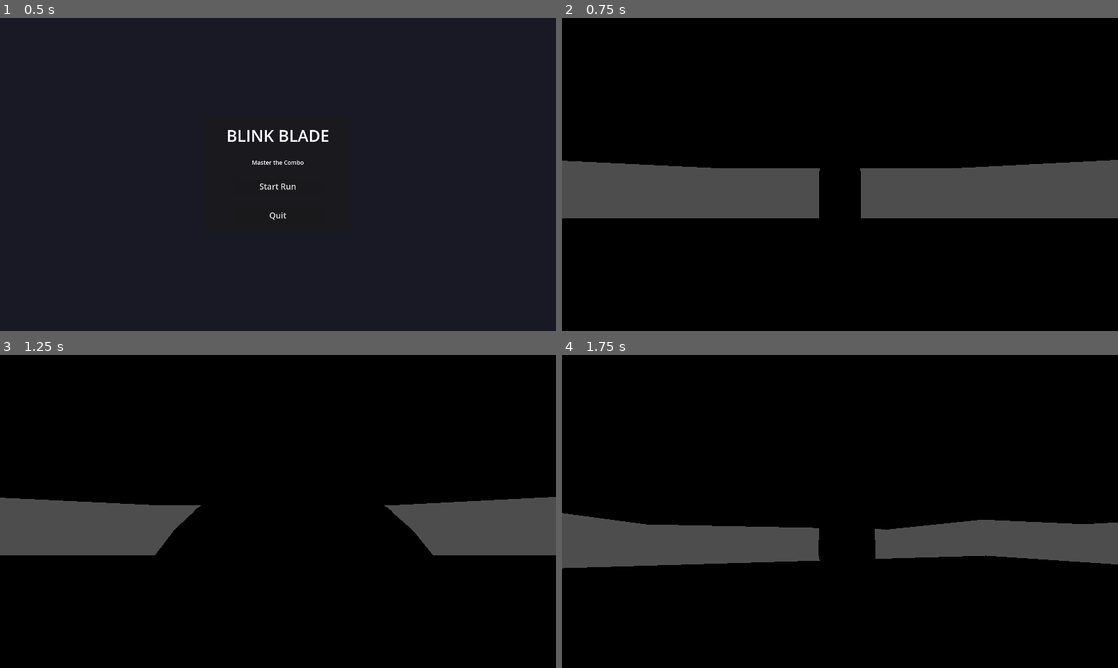
Above: before the commit, frames 1-4 (two rows, left to right).
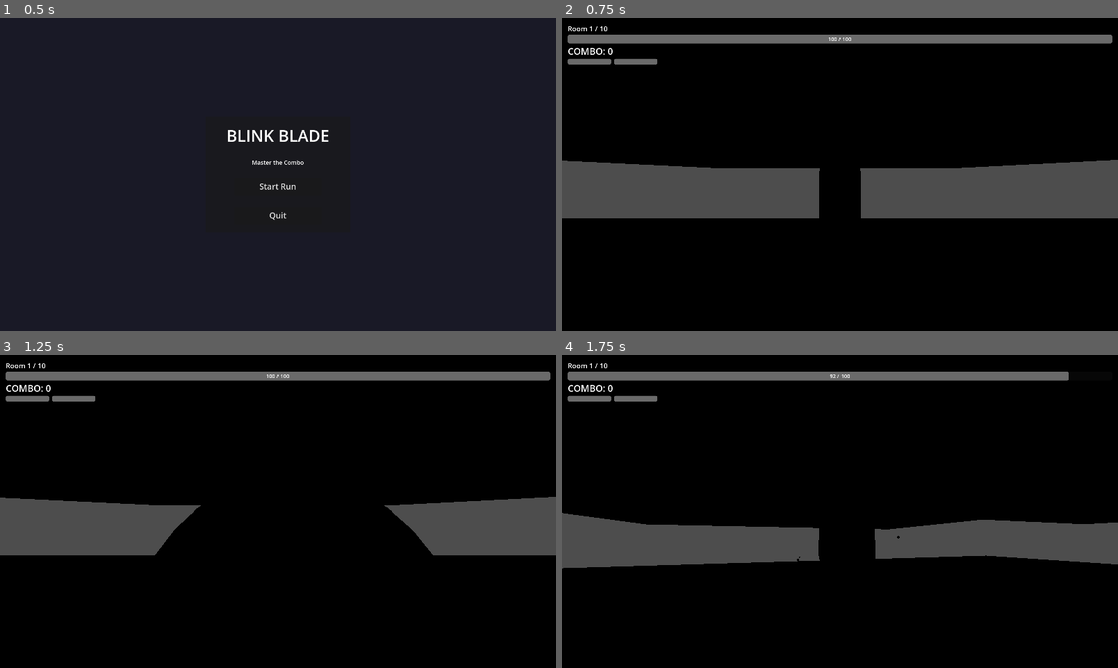
Above: after the commit, the same moments.

Repository: JingByTheDoor/Blink-blade
Game: Godot game, scene res://scenes/main/main_menu.tscn
Two runs of this game, one before a commit and one after it. Both use one fixed random seed, a clock stepped at 60 frames per second and the inputs below.
Inputs (mouse positions are in pixels of both pictures, inside the frame that each line leads up to):
- Up to frame 1 (0.5 s): no input
- Up to frame 2 (0.75 s): click "Start Run" at 0.5 s
- Up to frame 3 (1.25 s): no input
- Up to frame 4 (1.75 s): move the mouse to (867, 511) at 1.27 s; hold W (move_forward) from 1.28 s (still down); right-click (867, 511) at 1.35 s; tap Space (jump) at 1.52 s

Frame 1 is identical in both runs. In frame 2, 3.2% of the frame differs, in the area x 1-99%, y 2-15%; in frame 3, 3.2%; in frame 4, 3.0%.

Commit message:
Add integration fixes for HUD, upgrade screen, and effects
Co-authored-by: JingByTheDoor <243621692+JingByTheDoor@users.noreply.github.com>

Diff:
--- a/scenes/effects/blink_effect.tscn
+++ b/scenes/effects/blink_effect.tscn
@@ -1,6 +1,10 @@
-[gd_scene load_steps=4 format=3 uid="uid://dlo78i1vekp8k"]
+[gd_scene load_steps=5 format=3 uid="uid://dlo78i1vekp8k"]
 
 [ext_resource type="Script" path="res://scenes/effects/blink_effect.gd" id="1_blink"]
+
+[sub_resource type="SphereMesh" id="SphereMesh_blink"]
+radius = 0.1
+height = 0.2
 
 [sub_resource type="ParticleProcessMaterial" id="ParticleProcessMaterial_blink"]
 emission_shape = 1
@@ -29,4 +33,4 @@
 one_shot = true
 explosiveness = 1.0
 process_material = SubResource("ParticleProcessMaterial_blink")
-draw_pass_1 = SubResource("StandardMaterial3D_blink")
+draw_pass_1 = SubResource("SphereMesh_blink")
--- /dev/null
+++ b/scenes/effects/hit_effect.gd
@@ -0,0 +1,10 @@
+extends GPUParticles3D
+## Hit effect - visual feedback for successful attacks
+
+func _ready() -> void:
+	emitting = true
+	one_shot = true
+
+	# Auto-cleanup after effect finishes
+	await get_tree().create_timer(1.0).timeout
+	queue_free()
--- a/scenes/effects/hit_effect.tscn
+++ b/scenes/effects/hit_effect.tscn
@@ -1,4 +1,10 @@
-[gd_scene load_steps=3 format=3 uid="uid://c0uxrjnwgp6yv"]
+[gd_scene load_steps=5 format=3 uid="uid://c0uxrjnwgp6yv"]
+
+[ext_resource type="Script" path="res://scenes/effects/hit_effect.gd" id="1_hit"]
+
+[sub_resource type="SphereMesh" id="SphereMesh_hit"]
+radius = 0.05
+height = 0.1
 
 [sub_resource type="ParticleProcessMaterial" id="ParticleProcessMaterial_hit"]
 emission_shape = 1
@@ -18,10 +24,11 @@
 albedo_color = Color(1, 0.5, 0, 1)
 
 [node name="HitEffect" type="GPUParticles3D"]
+script = ExtResource("1_hit")
 emitting = false
 amount = 16
 lifetime = 0.5
 one_shot = true
 explosiveness = 1.0
 process_material = SubResource("ParticleProcessMaterial_hit")
-draw_pass_1 = SubResource("StandardMaterial3D_hit")
+draw_pass_1 = SubResource("SphereMesh_hit")
--- a/scenes/rooms/room_base.tscn
+++ b/scenes/rooms/room_base.tscn
@@ -1,6 +1,7 @@
-[gd_scene load_steps=5 format=3 uid="uid://csxdpr7yy6jg5"]
+[gd_scene load_steps=6 format=3 uid="uid://csxdpr7yy6jg5"]
 
 [ext_resource type="Script" path="res://scenes/rooms/room_base.gd" id="1_room"]
+[ext_resource type="PackedScene" uid="uid://c4h6kpj6nwjqp" path="res://scenes/ui/hud.tscn" id="2_hud"]
 
 [sub_resource type="BoxMesh" id="BoxMesh_floor"]
 size = Vector3(20, 0.5, 20)
@@ -85,3 +86,5 @@
 [node name="DirectionalLight3D" type="DirectionalLight3D" parent="."]
 transform = Transform3D(1, 0, 0, 0, 0.707107, 0.707107, 0, -0.707107, 0.707107, 0, 10, 0)
 shadow_enabled = true
+
+[node name="HUD" parent="." instance=ExtResource("2_hud")]
--- a/scripts/autoload/game_state.gd
+++ b/scripts/autoload/game_state.gd
@@ -163,6 +163,11 @@
 
 func show_upgrade_selection() -> void:
 	upgrade_selection_started.emit()
+	# Load and show upgrade screen
+	var upgrade_scene = load("res://scenes/ui/upgrade_screen.tscn")
+	if upgrade_scene:
+		var upgrade_screen = upgrade_scene.instantiate()
+		get_tree().root.add_child(upgrade_screen)
 
 
 func advance_to_next_room() -> void:
